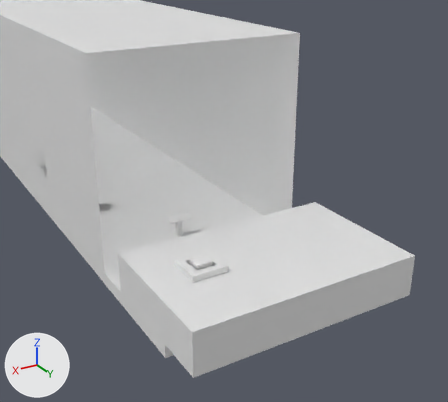
Before and after pictures for a commit that changed the glTF model assets/scenes/jam6scene1.glb.
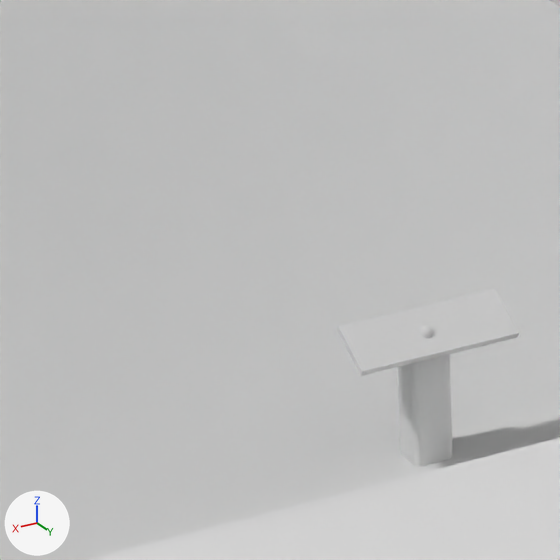
Each version appears first from a camera (50 mm lens) standing at (167.5, 309.0, 103.5) and looking at (10.6, 47.5, -27.2), and next in a close-up on the part from 27% to 44% of the width and 43% to 62% of the height. The axes (+X, +Y, +Z) are drawn at lower left. The lights are the same throughout. Materials are left out; every surface is plain grey. Where no turn or scale is listed for an object, it has been applied to the vertices.

The first close-up shows 'Cube (1)', 'RoomWalls_Colored', 'pedestal'.
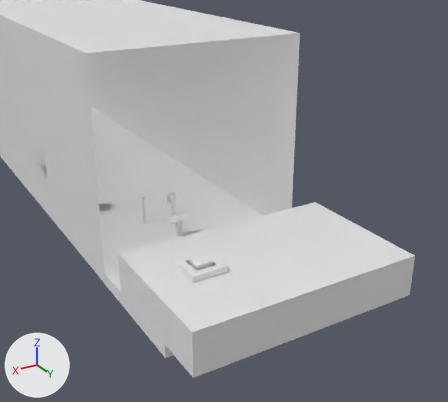
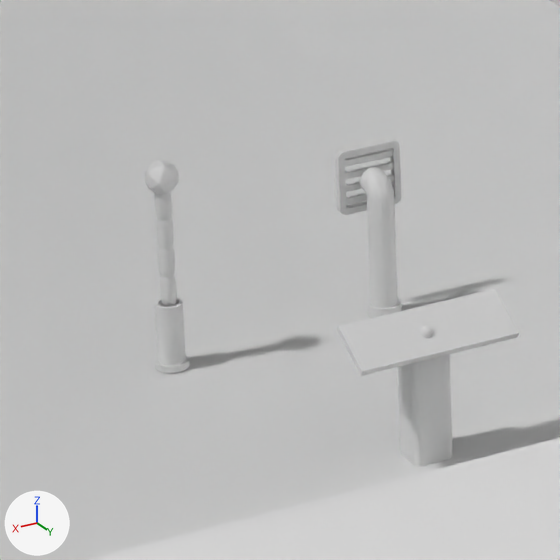
Boxes (x1, y1, x2, y2) around the edits, measured in the close-ups (560 x 560 px):
'signal_spitter', added: after (335, 139, 401, 318)
'pole', added: after (145, 160, 190, 373)

The edits, one by one:
Mesh me_signal_spitter is new.
It has 1100 vertices, 2212 faces and spans x -2.99..2.01, y -1.74..1.74, z 0.0..12.75.
Mesh me_pole is new.
It has 342 vertices, 676 faces and spans x -1.2..1.2, y -1.2..1.2, z 0.0..16.0.
Object 'signal_spitter' (ob_signal_spitter) is new; it shows me_signal_spitter.
Its location is (33.14, 30.39, -37.14).
Object 'pole' (ob_pole) is new; it shows me_pole.
Its location is (49.85, 31.09, -37.16).
